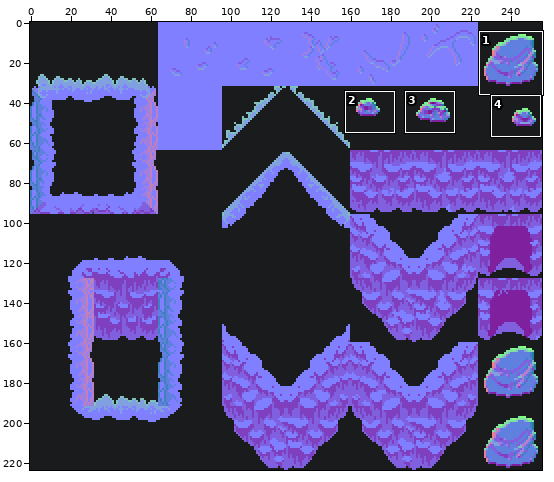
Sprite sheet: Assets/Art/TIleMap/Normal/pedra normal-Sheet 1.png. The first picture is a wide view before the edit; the outline marks the close-up.
Close-up. Old version:
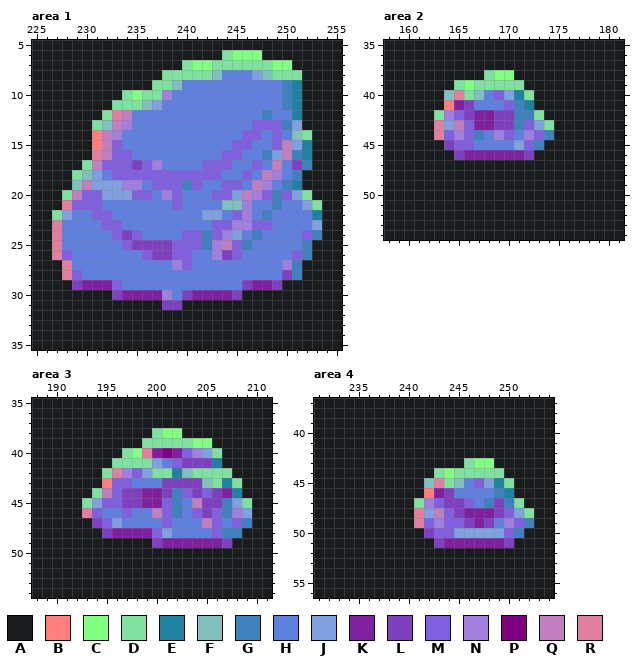
The file is 256x224 pixels. Colours within 5 levels of each other are drawn and written as one. Shown: area 1: x 225..255, y 5..35; area 2: x 158..181, y 35..54; area 3: x 188..211, y 35..54; area 4: x 231..254, y 37..56. The commit also changed other parts of the picture, which this record leaves out.
Palette (. is transparent): A #1a1b1d  B #ff7f80  C #80ff80  D #80e09f  E #20809f  F #80c0bf  G #4080bf  H #6080df  J #80a0df  K #7f209f  L #7f40bf  M #8060df  N #a07fdf  P #7f0080  Q #c07fbf  R #e07f9f
Pixels before, area 1, first column x 225:
 5 AAAAAAAAAAAAAAAAAAAAAAAAAAAAAAA
 6 AAAAAAAAAAAAAAAAAAADCCCAAAAAAAA
 7 AAAAAAAAAAAAAAADCCDDDDDDCCAAAAA
 8 AAAAAAAAAAAAADDDDDFHHHJFDDDAAAA
 9 AAAAAAAAAAAADDFHHHHHHHHHHGEAAAA
10 AAAAAAAAADCDDNHHHHHHHHHHHGEAAAA
11 AAAAAAAADDDFJHHHHHHHHHHHHGEAAAA
12 AAAAAAADRQHHHHHHHHHHHHHGHHEAAAA
13 AAAAAADFQNHHHHHHHHHHHHMMMGJAAAA
14 AAAAAABQNHHHHHHHHHHHHMMHMHFDAAA
15 AAAAAABQMHHHHHHHHHHHMMHHMQJEAAA
16 AAAAAARQMMHHHHHHHHHMMHHGJQGEAAA
17 AAAAADQMMMLMNHHHHMMMHHMHQHLGAAA
18 AAAADFJHMMMMMMMMMMMHHMHQNHGAAAA
19 AAAAFQJJJNNHMMMGMHHMMHQNHGEAAAA
20 AAADQMMJJJMMHNMHHHMMJQNMGMJDAAA
21 AAARMMMHHHHHHHMHHHHFFNHHGHHJDAA
22 AADJHHMMHHHHHHHHHJJHMNHGHHHHEAA
23 AARHHHHMMHHHHHHHHHMMNNMMHHHHJAA
24 AARHHHHHMLMHHHHMMGMNJHGHHHHMGAA
25 AARHHHHHHMLLLLMMMGNQMGHHHHHGAAA
26 AARMHHHHHHHMLLMMHHNLMHHHHHMGAAA
27 AAARHHHHHHHHHHNMHHHHHHHHHNGAAAA
28 AAARMHHHHHHHHHHHHHHHHHHHHLGAAAA
29 AAAALKKKMHHHHHHHHHHHHLKKLAAAAAA
30 AAAAAAAALKKKKNHLKKKKLAAAAAAAAAA
31 AAAAAAAAAAAAALLAAAAAAAAAAAAAAAA
32 AAAAAAAAAAAAAAAAAAAAAAAAAAAAAAA
33 AAAAAAAAAAAAAAAAAAAAAAAAAAAAAAA
34 AAAAAAAAAAAAAAAAAAAAAAAAAAAAAAA
35 AAAAAAAAAAAAAAAAAAAAAAAAAAAAAAA
Pixels before, area 2, first column x 158:
35 AAAAAAAAAAAAAAAAAAAAAAAA
36 AAAAAAAAAAAAAAAAAAAAAAAA
37 AAAAAAAAAAAAAAAAAAAAAAAA
38 AAAAAAAAAADCCAAAAAAAAAAA
39 AAAAAAADCDDDDDAAAAAAAAAA
40 AAAAAAFRDFHMJEDAAAAAAAAA
41 AAAAAABKLHHHMGEAAAAAAAAA
42 AAAAADNMLKKLLGGDAAAAAAAA
43 AAAAARJQMKKLLGMJDAAAAAAA
44 AAAAARMNMGHNMHNMGAAAAAAA
45 AAAAAALMMHHHHJMGAAAAAAAA
46 AAAAAAALKKKKKKLAAAAAAAAA
47 AAAAAAAAAAAAAAAAAAAAAAAA
48 AAAAAAAAAAAAAAAAAAAAAAAA
49 AAAAAAAAAAAAAAAAAAAAAAAA
50 AAAAAAAAAAAAAAAAAAAAAAAA
51 AAAAAAAAAAAAAAAAAAAAAAAA
52 AAAAAAAAAAAAAAAAAAAAAAAA
53 AAAAAAAAAAAAAAAAAAAAAAAA
54 AAAAAAAAAAAAAAAAAAAAAAAA
Pixels before, area 3, first column x 188:
35 AAAAAAAAAAAAAAAAAAAAAAAA
36 AAAAAAAAAAAAAAAAAAAAAAAA
37 AAAAAAAAAAAAAAAAAAAAAAAA
38 AAAAAAAAAAAADCCAAAAAAAAA
39 AAAAAAAAAAADDDDDCCAAAAAA
40 AAAAAAAAADCRKPKMNJDAAAAA
41 AAAAAAAADDDDJHMLLLEAAAAA
42 AAAAAAADRNMJDDEFDDDDAAAA
43 AAAAAAABMMHHHLLLLFDEDAAA
44 AAAAAADQMLLKKLGMLMLKEAAA
45 AAAAADJMMLLKKMGHQLLGJDAA
46 AAAAARMHHMHHQMGHMLMGNJAA
47 AAAAAALMJHHHHMHHHQMHMGAA
48 AAAAAAALKKKKMJHHHHMGGAAA
49 AAAAAAAAAAAALKKKKKKLAAAA
50 AAAAAAAAAAAAAAAAAAAAAAAA
51 AAAAAAAAAAAAAAAAAAAAAAAA
52 AAAAAAAAAAAAAAAAAAAAAAAA
53 AAAAAAAAAAAAAAAAAAAAAAAA
54 AAAAAAAAAAAAAAAAAAAAAAAA
Pixels before, area 4, first column x 231:
37 AAAAAAAAAAAAAAAAAAAAAAAA
38 AAAAAAAAAAAAAAAAAAAAAAAA
39 AAAAAAAAAAAAAAAAAAAAAAAA
40 AAAAAAAAAAAAAAAAAAAAAAAA
41 AAAAAAAAAAAAAAAAAAAAAAAA
42 AAAAAAAAAAAAAAAAAAAAAAAA
43 AAAAAAAAAAAAAAADCCAAAAAA
44 AAAAAAAAAAAADCDDDDDAAAAA
45 AAAAAAAAAAAFRDFHMJEDAAAA
46 AAAAAAAAAAABKLHHHHGEAAAA
47 AAAAAAAAAADNMLLMHGLGDAAA
48 AAAAAAAAAARJQMLKKKLMJDAA
49 AAAAAAAAAARMNMMLKLHNMGAA
50 AAAAAAAAAAALMMJJJJJMGAAA
51 AAAAAAAAAAAALKKKKKKLAAAA
52 AAAAAAAAAAAAAAAAAAAAAAAA
53 AAAAAAAAAAAAAAAAAAAAAAAA
54 AAAAAAAAAAAAAAAAAAAAAAAA
55 AAAAAAAAAAAAAAAAAAAAAAAA
56 AAAAAAAAAAAAAAAAAAAAAAAA
After the commit:
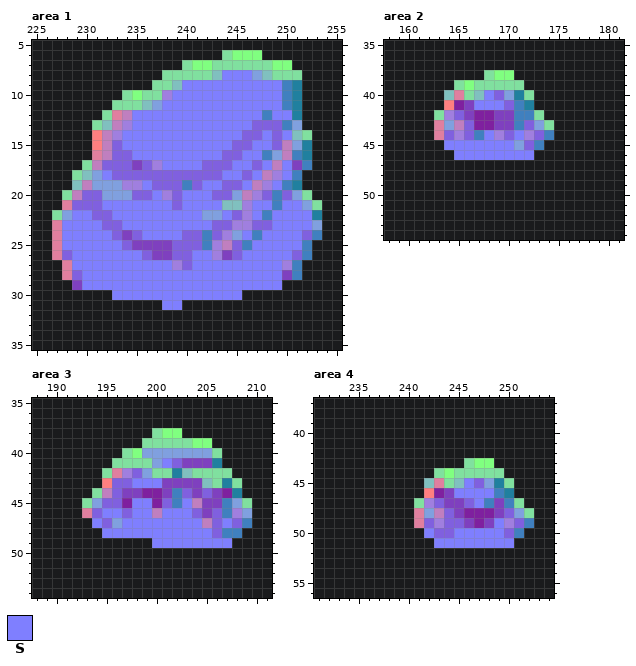
Colours new in this view: S #7f7fff
Difference:
Area 1:
y 8: x 244..246 HHH -> SSS
y 9: x 240..249 HHHHHHHHHH -> SSSSSSSSSS
y 10: x 239..249 HHHHHHHHHHH -> SSSSSSSSSSS
y 11: x 238..249 HHHHHHHHHHHH -> SSSSSSSSSSSS
y 12: x 235..247 HHHHHHHHHHHHH -> SSSSSSSSSSSSS; x 249..250 HH -> SS
y 13: x 235..246 HHHHHHHHHHHH -> SSSSSSSSSSSS
y 14: x 234..245 HHHHHHHHHHHH -> SSSSSSSSSSSS; x 248 H -> S; x 250 H -> S
y 15: x 234..244 HHHHHHHHHHH -> SSSSSSSSSSS; x 247..248 HH -> SS
y 16: x 235..243 HHHHHHHHH -> SSSSSSSSS; x 246..247 HH -> SS
y 17: x 238..241 HHHH -> SSSS; x 245..246 HH -> SS; x 248 H -> S; x 250 H -> S
y 18: x 232 H -> S; x 244..245 HH -> SS; x 247 H -> S; x 250 H -> S
y 19: x 236 H -> S; x 242..243 HH -> SS; x 246 H -> S; x 249 H -> S
y 20: x 237 H -> S; x 240..242 HHH -> SSS
y 21: x 232..238 HHHHHHH -> SSSSSSS; x 240..243 HHHH -> SSSS; x 247..248 HH -> SS; x 250..251 HH -> SS
y 22: x 229..230 HH -> SS; x 233..241 HHHHHHHHH -> SSSSSSSSS; x 244 H -> S; x 247 H -> S; x 249..252 HHHH -> SSSS
y 23: x 228..231 HHHH -> SSSS; x 234..242 HHHHHHHHH -> SSSSSSSSS; x 249..252 HHHH -> SSSS
y 24: x 228..232 HHHHH -> SSSSS; x 236..239 HHHH -> SSSS; x 246 H -> S; x 248..251 HHHH -> SSSS
y 25: x 228..233 HHHHHH -> SSSSSS; x 247..251 HHHHH -> SSSSS
y 26: x 229..235 HHHHHHH -> SSSSSSS; x 241..242 HH -> SS; x 246..250 HHHHH -> SSSSS
y 27: x 229..238 HHHHHHHHHH -> SSSSSSSSSS; x 241..249 HHHHHHHHH -> SSSSSSSSS
y 28: x 230..249 HHHHHHHHHHHHHHHHHHHH -> SSSSSSSSSSSSSSSSSSSS
y 29: x 230..249 KKKMHHHHHHHHHHHHLKKL -> SSSSSSSSSSSSSSSSSSSS
y 30: x 233..245 LKKKKNHLKKKKL -> SSSSSSSSSSSSS
y 31: x 238..239 LL -> SS
Area 2:
y 40: x 168 H -> S
y 41: x 167..169 HHH -> SSS
y 44: x 168 H -> S; x 171 H -> S
y 45: x 164..170 LMMHHHH -> SSSSSSS
y 46: x 165..172 LKKKKKKL -> SSSSSSSS
Area 3:
y 40: x 199..204 RKPKMN -> JJJJJJ
y 41: x 201 H -> S
y 43: x 198..200 HHH -> SSS
y 45: x 197..199 LLK -> KSS; x 203 H -> S
y 46: x 195..196 HH -> SS; x 198..199 HH -> SS; x 201..203 MGH -> SSS
y 47: x 194 L -> S; x 197..204 HHHHMHHH -> SSSSSSSS; x 207 H -> S
y 48: x 195..205 LKKKKMJHHHH -> SSSSSSSSSSS
y 49: x 200..207 LKKKKKKL -> SSSSSSSS
Area 4:
y 45: x 246 H -> S
y 46: x 245..248 HHHH -> SSSS
y 47: x 247 H -> S
y 49: x 249 H -> S
y 50: x 242 L -> S; x 245..249 JJJJJ -> SSSSS
y 51: x 243..250 LKKKKKKL -> SSSSSSSS
Changed places in both close-ups, as pixel boxes (x1, y1, x2, y2):
changed: (62, 70, 312, 310)
changed: (444, 90, 534, 160)
changed: (92, 448, 232, 548)
changed: (424, 478, 514, 548)
